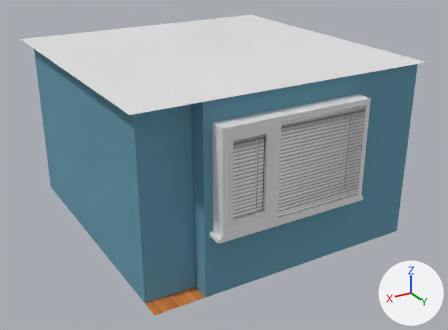
The FBX model AndroidVR/Assets/Models/Flat.fbx, before and after one commit.
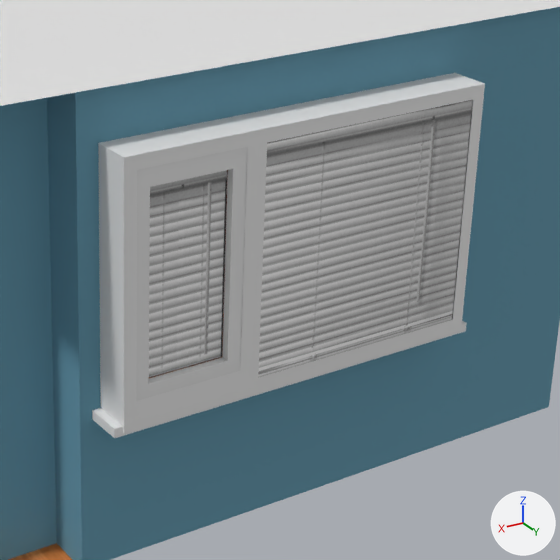
Each version appears first whole from a camera (50 mm lens) standing at (3.24, 7.41, 4.45) and looking at (-1.09, 0.2, 0.84), and next in a close-up on the part from 38% to 90% of the width and 19% to 89% of the height. Lighting does not change. The marker at lower right points along +X, +Y and +Z. Where no turn or scale is listed for an object, it has been applied to the vertices. Vertices at the same position are counted once.

Objects in the first close-up: 'JaluziBig', 'JaluziSmall', 'Plane', 'Room', 'UnderWindow', 'Window'.
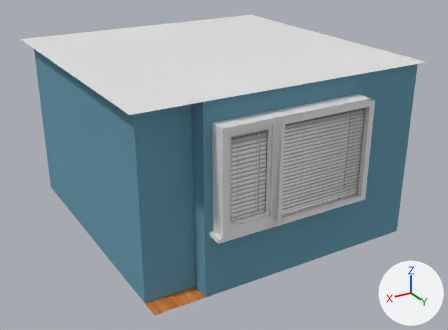
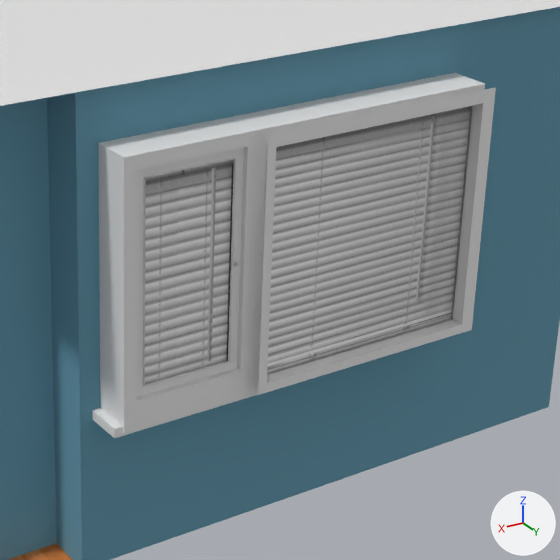
Where the newer file only moved an object's origin or applied its transform, the numbers keep the older frame.

What differs and where, as boxes [x1, y1, x2, y2] in the close-ups (560 x 560 px; the box of a moved part takes in the faces that stretch with it):
'JaluziBig', reshaped
    before: [258, 100, 472, 378]
    after: [267, 106, 471, 374]
'Window', deleted
    before: [136, 147, 248, 401]
part 1 of me_plane_002, moved or reshaped
    before: [149, 170, 227, 377]
    after: [145, 159, 234, 385]
part 2 of me_plane, added
    after: [136, 87, 496, 401]

Patch to the scene script:
```diff
--- a/AndroidVR/Assets/Models/Flat.fbx.py
+++ b/AndroidVR/Assets/Models/Flat.fbx.py
@@ me_plane_001 @@
 me_plane_001.from_pydata(...)  # 4 vertices, 1 face; spans x -0.636..0.636, y 0.0, z -0.61..0.61
 # used by ob_jaluzibig; location = (-1.306, 2.114, 1.539)
-me_plane_001.vertices[0].co = (-0.636, 0.0, -0.61)  # pixel (451, 320)
-me_plane_001.vertices[1].co = (0.636, 0.0, -0.61)  # pixel (254, 379)
-me_plane_001.vertices[2].co = (-0.636, 0.0, 0.61)  # pixel (472, 99)
-me_plane_001.vertices[3].co = (0.636, 0.0, 0.61)  # pixel (263, 143)
+# me_plane_001 part 3
+me_plane_001.vertices[0].co = (-0.652, -0.021, -0.614)  # pixel (451, 319)
+me_plane_001.vertices[1].co = (0.628, -0.021, -0.614)
+me_plane_001.vertices[2].co = (-0.652, -0.021, 0.622)
+me_plane_001.vertices[3].co = (0.628, -0.021, 0.622)
 me_plane_001.materials.append(mat_jaluzi)
@@ me_plane @@
 # used by ob_room; location = (-1.069, -0.274, 0.0)
-me_plane.from_pydata(...)  # 39 vertices, 28 faces; spans x -1.94..1.94, y -1.91..2.39, z 0.0..2.49
+me_plane.from_pydata(...)  # 77 vertices, 64 faces; spans x -1.94..1.94, y -1.91..2.46, z 0.0..2.49
+# me_plane part 2
+# 17 vertices are added at x -0.95..1.08, y 2.36..2.46, z 0.89..2.22
+# 5 new vertices lie (0.0, 0.07, 0.0) away from vertices in x -0.88..0.38, y 2.39, z 0.94..2.15
+# 22 new faces join them, mat_window (white #e7e7e7)
 me_plane.materials.append(mat_flatfloor)
@@ me_plane_002 @@
 me_plane_002.from_pydata(...)  # 4 vertices, 1 face; spans x -0.221..0.221, y 0.0, z -0.487..0.487
 # used by ob_jaluzismall; location = (-0.284, 2.068, 1.566)
-me_plane_002.vertices[0].co = (-0.221, 0.0, -0.487)  # pixel (221, 356)
-me_plane_002.vertices[1].co = (0.221, 0.0, -0.487)
-me_plane_002.vertices[2].co = (-0.221, 0.0, 0.487)
-me_plane_002.vertices[3].co = (0.221, 0.0, 0.487)
+# me_plane_002 part 1
+me_plane_002.vertices[0].co = (-0.258, -0.002, -0.536)
+me_plane_002.vertices[1].co = (0.251, -0.002, -0.536)
+me_plane_002.vertices[2].co = (-0.258, -0.002, 0.56)
+me_plane_002.vertices[3].co = (0.251, -0.002, 0.56)
 me_plane_002.materials.append(mat_jaluzi)
@@ ob_window @@
-ob_window = bpy.data.objects.new('Window', me_cube_028)
-ob_window.location = (-0.284, 2.113, 1.566)
```
